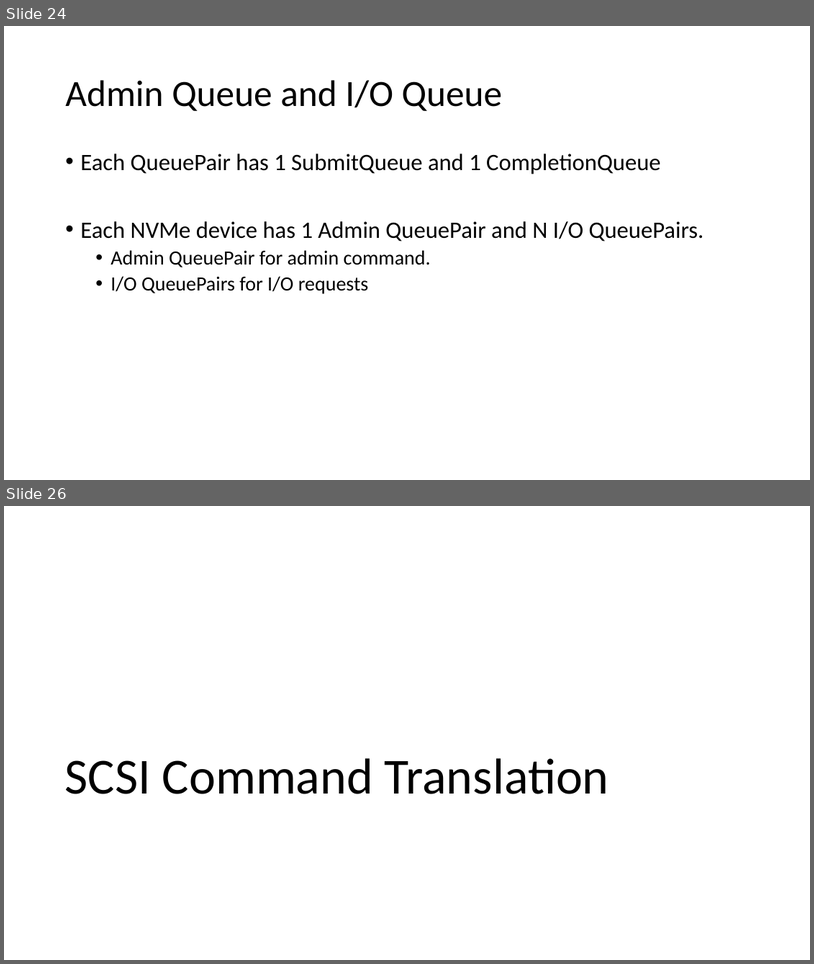
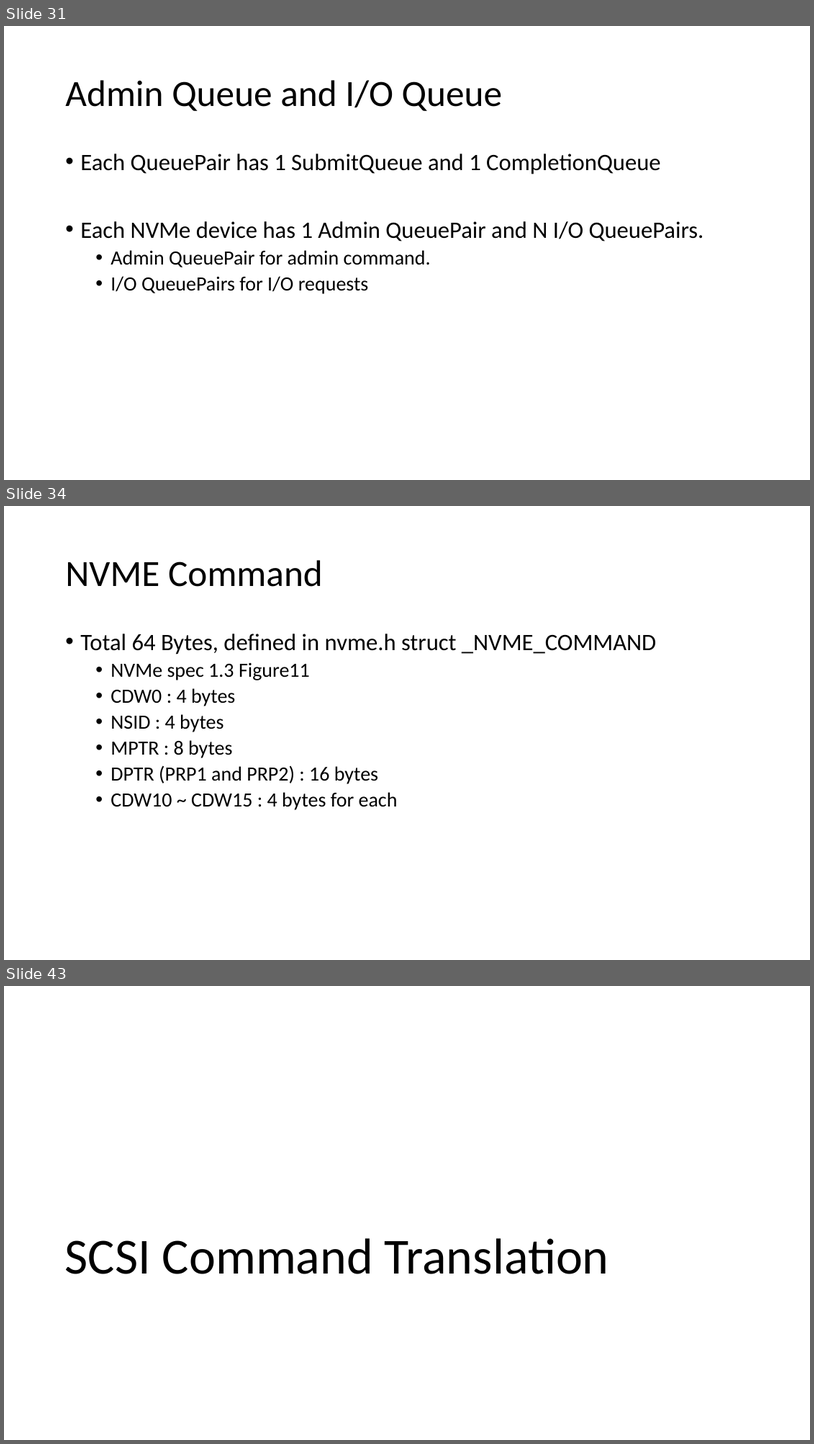
Before and after one commit to smokingpc/glendronach, a slide deck: doc/SPCNVMe_Introduction_and_Design.pptx. Shown one above the other, each under a label of ours: slides 24 and 26 before the commit, slides 31, 34 and 43 after it; the slides between them are not shown. The pictures are 814x964 and 814x1444 pixels, drawn with LibreOffice and Linux fonts; fonts in the diff are those of the drawing. Boxes give left, top, right and bottom in pixels: in the first picture for what was removed or moved away, otherwise in the second. Text is boxed around its words. In the diff, an @@ line names an element or a change of style, - is before the commit and + after.

```diff
--- a/doc/SPCNVMe_Introduction_and_Design.pptx
+++ b/doc/SPCNVMe_Introduction_and_Design.pptx
@@ slide 34 added at bbox=[4, 506, 810, 960], background #FFFFFF @@
@@ title added at bbox=[65, 560, 323, 587], 44 pt, text #000000 @@
+NVME Command
@@ text added at bbox=[80, 633, 656, 810], 24 pt, text #000000 @@
+• Total 64 Bytes, defined in nvme.h struct _NVME_COMMAND
+  • NVMe spec 1.3 Figure11
+  • CDW0 : 4 bytes
+  • NSID : 4 bytes
+  • MPTR : 8 bytes
+  • DPTR (PRP1 and PRP2) : 16 bytes
+  • CDW10 ~ CDW15 : 4 bytes for each
@@ what was slide 24 is now slide 31 @@
@@ what was slide 26 is now slide 43 @@
```
Also in this commit, not shown: 4 slides changed, 17 other slides added, 1 slide removed, 1 other file.
